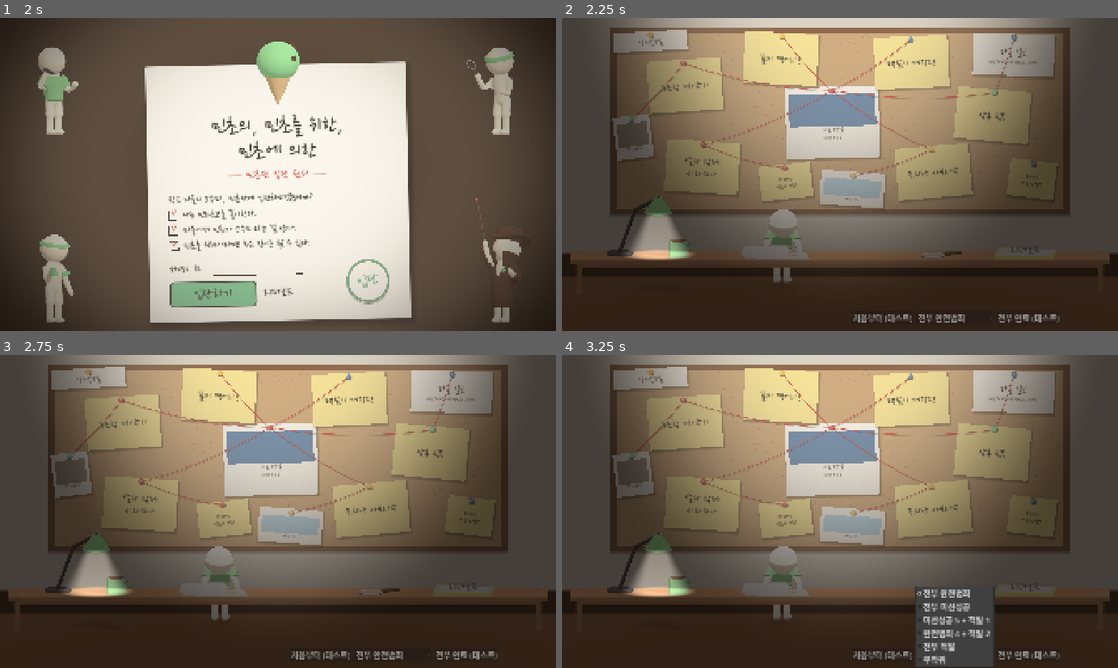
Above: before the commit, frames 1-4 (two rows, left to right).
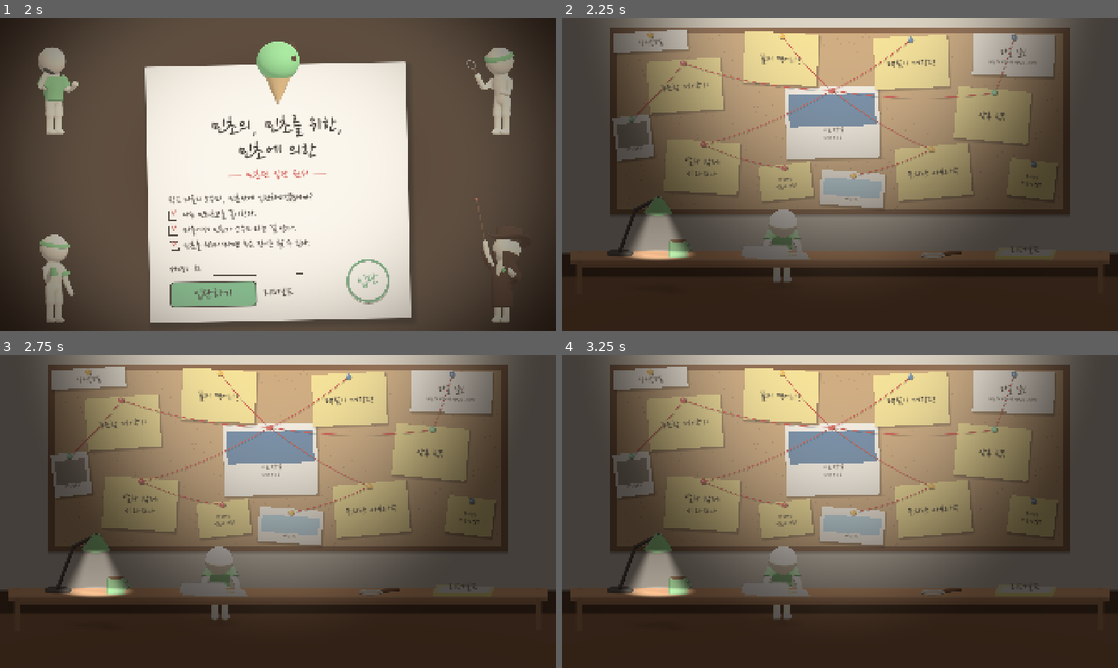
Above: after the commit, the same moments.

Repository: hahaha13791/mincho-game
Game: Godot game, scene res://main/title.tscn
Same seed, same stepped clock (60 frames per second), same inputs: the game is played once before the commit and once after it.
Inputs (mouse positions are in pixels of both pictures, inside the frame that each line leads up to):
- Up to frame 1 (2 s): click (250, 268) at 0.52 s; type "12" at 0.6 s; click "입단하기" at 1.25 s
- Up to frame 2 (2.25 s): click "리더보드" at 2 s
- Up to frame 3 (2.75 s): no input
- Up to frame 4 (3.25 s): click (956, 655) at 2.75 s, where only the run before the commit has a clickable "전부 완전범죄"

Frame 1 is identical in both runs. In frame 2, 0.5% of the frame differs, in the area x 52-90%, y 94-98%; in frame 3, 0.5%; in frame 4, 3.7%, in the area x 52-90%, y 74-100%.

Commit message:
feat: 작전본부실 테스트 버튼 제거, 암흑 침투 플레이어를 민트 셔츠 복장으로
- 테스트 버튼(처음부터, 전부 완료 + 프리셋)과 채우기 코드 삭제. 전시 화면에 보였다
- 암흑 침투 주인공: 초콜릿 코트는 불 꺼진 맵에서 실루엣처럼 묻혀 민트 셔츠로

Co-Authored-By: Claude Opus 5.5 <noreply@anthropic.com>

Diff:
--- a/main/hub.gd
+++ b/main/hub.gd
@@ -8,16 +8,6 @@
 const LIGHT_SHADER: Shader = preload("res://main/hub/hub_light.gdshader")
 const BOARD_SCALE: float = 0.85 # 주인공이 잘 보이게 보드를 줄인다
 const PINS: Array[String] = ["danger", "accent", "ballot_box", "mincho"] # 팔레트 이름. 메모마다 돌려 쓴다
-# 테스트용 채우기 프리셋(이름 -> 등급 목록). 목록은 순서대로 미니게임에 배정되고 모자라면 마지막 값을 쓴다
-const FILL_PRESETS: Dictionary = {
-	"전부 완전범죄": [Grade.Rank.PERFECT],
-	"전부 미션성공": [Grade.Rank.SUCCESS],
-	"미션성공 5 + 적발 1": [Grade.Rank.SUCCESS, Grade.Rank.SUCCESS, Grade.Rank.SUCCESS, Grade.Rank.SUCCESS, Grade.Rank.SUCCESS, Grade.Rank.CAUGHT],
-	"완전범죄 4 + 적발 2": [Grade.Rank.PERFECT, Grade.Rank.PERFECT, Grade.Rank.PERFECT, Grade.Rank.PERFECT, Grade.Rank.CAUGHT, Grade.Rank.CAUGHT],
-	"전부 적발": [Grade.Rank.CAUGHT],
-	"무작위": [],
-}
-
 var _memos: Dictionary = {} # id -> MemoCard
 var _decor: Array[MemoCard] = []
 var _center: MemoCard
@@ -32,7 +22,6 @@
 	add_child(wall)
 	_build_board()
 	_build_desk()
-	_build_tools()
 
 
 func _process(_delta: float) -> void:
@@ -216,7 +205,7 @@
 
 
 # 비밀 장소 조명: 화면 전체에 어둠을 깔고 천장 조명·책상 스탠드 빛만 남기는 덮개(hub/hub_light.gdshader)
-# 보드·책상을 덮는다. 리더보드·테스트 버튼은 어둠 속에서도 읽히게 그 위
+# 보드·책상을 덮는다. 리더보드 버튼은 어둠 속에서도 읽히게 그 위
 func _build_light(desk: HubDesk) -> void:
 	var mat: ShaderMaterial = ShaderMaterial.new()
 	mat.shader = LIGHT_SHADER
@@ -230,41 +219,3 @@
 	cover.set_anchors_preset(Control.PRESET_FULL_RECT)
 	cover.mouse_filter = Control.MOUSE_FILTER_IGNORE
 	add_child(cover)
-
-
-# shortcut: 테스트용 버튼들. 전시 전에 숨긴다
-func _build_tools() -> void:
-	var tools: HBoxContainer = HBoxContainer.new()
-	tools.add_theme_constant_override("separation", 8)
-	tools.position = Vector2(1000, 1010)
-	tools.modulate.a = 0.6
-	add_child(tools)
-	var reset: Button = Button.new()
-	reset.text = "처음부터 (테스트)"
-	reset.pressed.connect(func() -> void:
-		GameState.reset()
-		get_tree().reload_current_scene())
-	tools.add_child(reset)
-	var preset: OptionButton = OptionButton.new()
-	for p in FILL_PRESETS:
-		preset.add_item(p)
-	tools.add_child(preset)
-	var fill: Button = Button.new()
-	fill.text = "전부 완료 (테스트)"
-	fill.pressed.connect(func() -> void:
-		_fill_all(preset.selected)
-		get_tree().reload_current_scene())
-	tools.add_child(fill)
-
-
-# shortcut: 테스트용. 득표와 등급을 초기화한 뒤 씬이 있는 미니게임을 프리셋대로 채운다
-func _fill_all(preset: int) -> void:
-	GameState.reset()
-	var ranks: Array = FILL_PRESETS.values()[preset]
-	var i: int = 0
-	for entry in LIST.entries:
-		if entry.scene.is_empty():
-			continue
-		var rank: Grade.Rank = Grade.Rank.values().pick_random() if ranks.is_empty() else ranks[mini(i, ranks.size() - 1)]
-		GameState.submit_result(entry.id, rank)
-		i += 1
--- a/minigames/owl_ballot/owl_ballot.gd
+++ b/minigames/owl_ballot/owl_ballot.gd
@@ -33,7 +33,7 @@
 var _done: Array[bool] = []
 var _near_missed: bool = false
 var _env: Environment
-var _pawn: Protagonist # 플레이어: 최종 단계 복장(중절모·초콜릿 코트) 주인공
+var _pawn: Protagonist # 플레이어: 민트 셔츠 주인공(어두운 맵에서도 보이게)
 var _box_meshes: Array[OwlBallotBox] = []
 var _vision_tiles: Dictionary = {} # Vector2i -> MeshInstance3D
 var _watchers: Array[Watcher] = []
@@ -289,5 +289,5 @@
 
 	_pawn = PROTAGONIST.instantiate()
 	add_child(_pawn)
-	_pawn.set_stage(GameState.MINIGAME_COUNT)
+	_pawn.set_stage(0) # 0단계 복장 = 민트 셔츠
 	_pawn.position = _pawn_pos(OwlLevel.START)
Not shown, changed: docs/todo/progress.md
